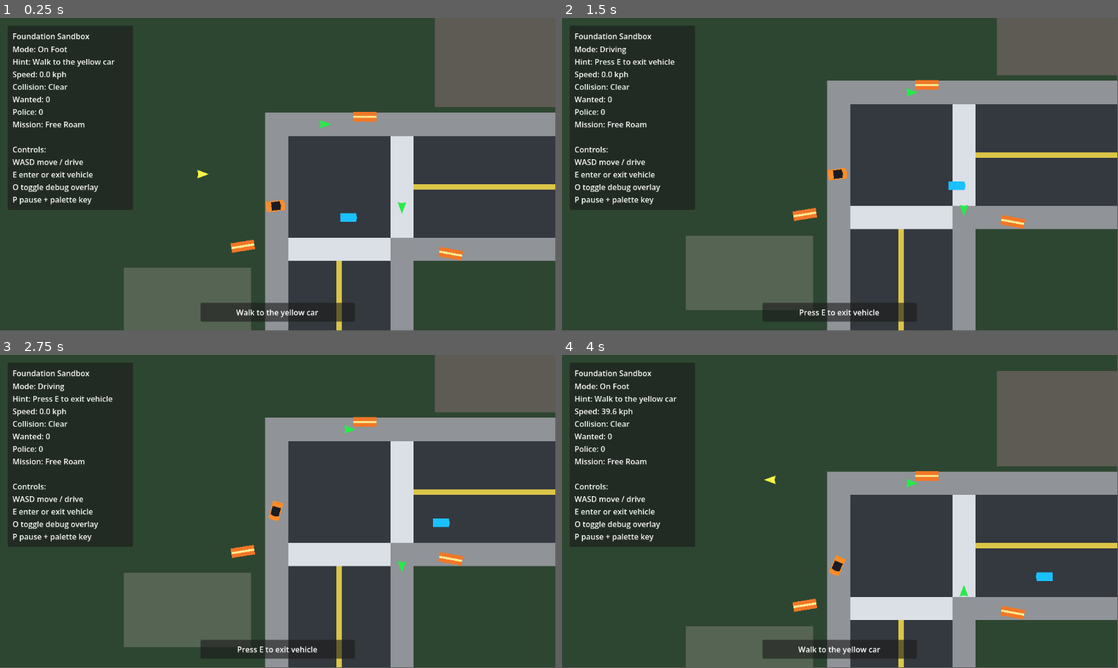
Above: before the commit, frames 1-4 (two rows, left to right).
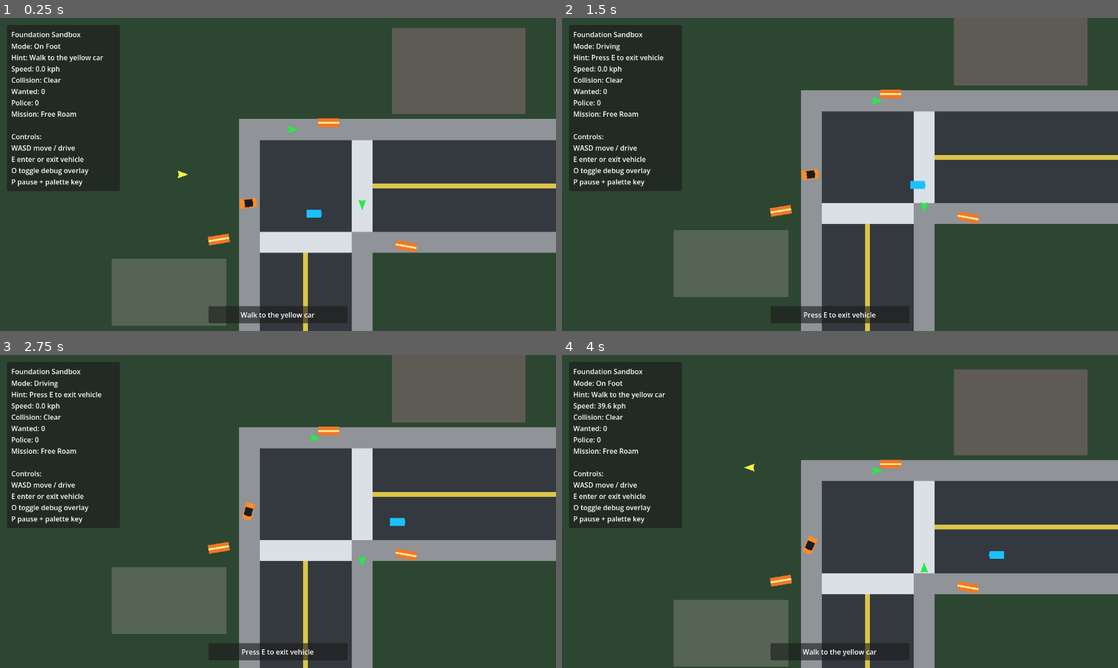
Above: after the commit, the same moments.

Repository: mjulstein/godot-gta
Game: Godot game, scene res://scenes/main/game.tscn
Same seed, same stepped clock (60 frames per second), same inputs: the game is played once before the commit and once after it.
Inputs:
- Up to frame 1 (0.25 s): no input
- Up to frame 2 (1.5 s): hold D (move_right) 0.53-1.28 s; hold E (interact) 0.53-1.28 s; hold S (brake) from 1.28 s (still down); tap E (interact) at 1.35 s
- Up to frame 3 (2.75 s): tap E (interact) at 2 s; release S (brake) at 2.03 s; hold D (move_right) from 2.03 s (still down); hold E (interact) from 2.03 s (still down)
- Up to frame 4 (4 s): release D (move_right) at 2.78 s; release E (interact) at 2.78 s; hold W (accelerate) 2.78-3.53 s; tap E (interact) at 2.85 s; hold A (move_left) from 3.53 s (still down); hold E (interact) from 3.53 s (still down)
The window is 799x449 before the commit and 800x450 after it. Grey fills any space a smaller window leaves; there, only what the larger window draws over its background counts as a difference.

The runs differ from the first frame. In frame 1, 26% of the frame differs, in the area x 1-100%, y 0-100%; in frame 2, 27%; in frame 3, 27%; in frame 4, 32%, in the area x 1-100%, y 2-100%.

Commit message:
Improve camera framing and zoom

Diff:
--- a/project.godot
+++ b/project.godot
@@ -14,6 +14,12 @@
 run/main_scene="res://scenes/main/game.tscn"
 config/features=PackedStringArray("4.6", "Forward Plus")
 config/icon="res://icon.svg"
+
+[display]
+
+window/size/viewport_width=1280
+window/size/viewport_height=720
+window/stretch/mode="viewport"
 
 [input]
 
--- a/scripts/core/follow_camera.gd
+++ b/scripts/core/follow_camera.gd
@@ -1,23 +1,108 @@
 extends Camera2D
 
 @export var follow_speed := 7.5
+@export var base_zoom := Vector2(1.1, 1.1)
+@export var max_zoom_out := Vector2(0.82, 0.82)
+@export_range(1.0, 1200.0, 1.0) var zoom_out_speed := 320.0
+@export_range(0.1, 20.0, 0.1) var zoom_lerp_speed := 5.0
+@export_range(0.0, 20.0, 0.1) var look_ahead_lerp_speed := 4.0
 var target: Node2D
+var look_ahead := Vector2.ZERO
+var world_bounds := Rect2(Vector2(-624, -344), Vector2(1248, 688))
 
 func _ready() -> void:
-	limit_enabled = true
+	limit_enabled = false
+	zoom = base_zoom
 
 func set_target(node: Node2D) -> void:
 	target = node
 	if target != null:
-		global_position = target.global_position
+		global_position = _clamp_camera_position(target.global_position)
+		look_ahead = Vector2.ZERO
 
 func set_world_bounds(bounds: Rect2) -> void:
-	limit_left = int(bounds.position.x)
-	limit_top = int(bounds.position.y)
-	limit_right = int(bounds.position.x + bounds.size.x)
-	limit_bottom = int(bounds.position.y + bounds.size.y)
+	world_bounds = bounds
 
 func _process(delta: float) -> void:
 	if target == null:
 		return
-	global_position = global_position.lerp(target.global_position, min(1.0, delta * follow_speed))
+	look_ahead = look_ahead.lerp(_get_target_look_ahead(), min(1.0, delta * look_ahead_lerp_speed))
+	zoom = zoom.lerp(_get_target_zoom(), min(1.0, delta * zoom_lerp_speed))
+	var desired_position := _clamp_camera_position(target.global_position + look_ahead)
+	global_position = global_position.lerp(desired_position, min(1.0, delta * follow_speed))
+
+func _get_target_zoom() -> Vector2:
+	if not _is_vehicle_target():
+		return base_zoom
+	var speed := _get_target_speed()
+	var weight := clampf(speed / zoom_out_speed, 0.0, 1.0)
+	return base_zoom.lerp(max_zoom_out, weight)
+
+func _get_target_speed() -> float:
+	if target != null:
+		var value = target.get("velocity")
+		if value is Vector2:
+			return value.length()
+	return 0.0
+
+func _get_target_look_ahead() -> Vector2:
+	if not _is_vehicle_target():
+		return Vector2.ZERO
+	var speed := _get_target_speed()
+	if speed <= 0.01:
+		return Vector2.ZERO
+	var direction := _get_target_direction()
+	var weight := clampf(speed / zoom_out_speed, 0.0, 1.0)
+	return direction * _get_back_third_offset_distance(direction) * weight
+
+func _get_target_direction() -> Vector2:
+	if target == null:
+		return Vector2.ZERO
+	var value = target.get("velocity")
+	if value is Vector2 and value.length() > 0.01:
+		return value.normalized()
+	return Vector2.RIGHT.rotated(target.global_rotation)
+
+func _is_vehicle_target() -> bool:
+	return target != null and target.has_method("can_enter")
+
+func _get_back_third_offset_distance(direction: Vector2) -> float:
+	var viewport_size := get_viewport_rect().size
+	if viewport_size == Vector2.ZERO:
+		return 0.0
+	var visible_size := Vector2(
+		viewport_size.x / maxf(zoom.x, 0.001),
+		viewport_size.y / maxf(zoom.y, 0.001)
+	)
+	var half_span_in_direction := absf(direction.x) * visible_size.x * 0.5 + absf(direction.y) * visible_size.y * 0.5
+	return half_span_in_direction / 3.0
+
+func _clamp_camera_position(desired_position: Vector2) -> Vector2:
+	var viewport_size := get_viewport_rect().size
+	if viewport_size == Vector2.ZERO:
+		return desired_position
+
+	var half_visible_size := Vector2(
+		viewport_size.x / maxf(zoom.x, 0.001),
+		viewport_size.y / maxf(zoom.y, 0.001)
+	) * 0.5
+
+	if world_bounds.size.x <= half_visible_size.x * 2.0:
+		desired_position.x = world_bounds.get_center().x
+	else:
+		desired_position.x = clampf(
+			desired_position.x,
+			world_bounds.position.x + half_visible_size.x,
+			world_bounds.position.x + world_bounds.size.x - half_visible_size.x
+		)
+
+	if world_bounds.size.y <= half_visible_size.y * 2.0:
+		desired_position.y = world_bounds.get_center().y
+	else:
+		desired_position.y = clampf(
+			desired_position.y,
+			world_bounds.position.y + half_visible_size.y,
+			world_bounds.position.y + world_bounds.size.y - half_visible_size.y
+		)
+
+	return desired_position
--- a/scripts/core/game_root.gd
+++ b/scripts/core/game_root.gd
@@ -36,7 +36,8 @@
 
 func _process(_delta: float) -> void:
 	var active_actor: Node2D = vehicle if player.is_in_vehicle() else player
-	camera.set_target(active_actor)
+	if camera.target != active_actor:
+		camera.set_target(active_actor)
 
 	debug_state.set_player_mode("Driving" if player.get_state_name() == ActorState.DRIVING else "On Foot")
 	debug_state.set_interaction_hint(interaction_system.get_interaction_hint())
